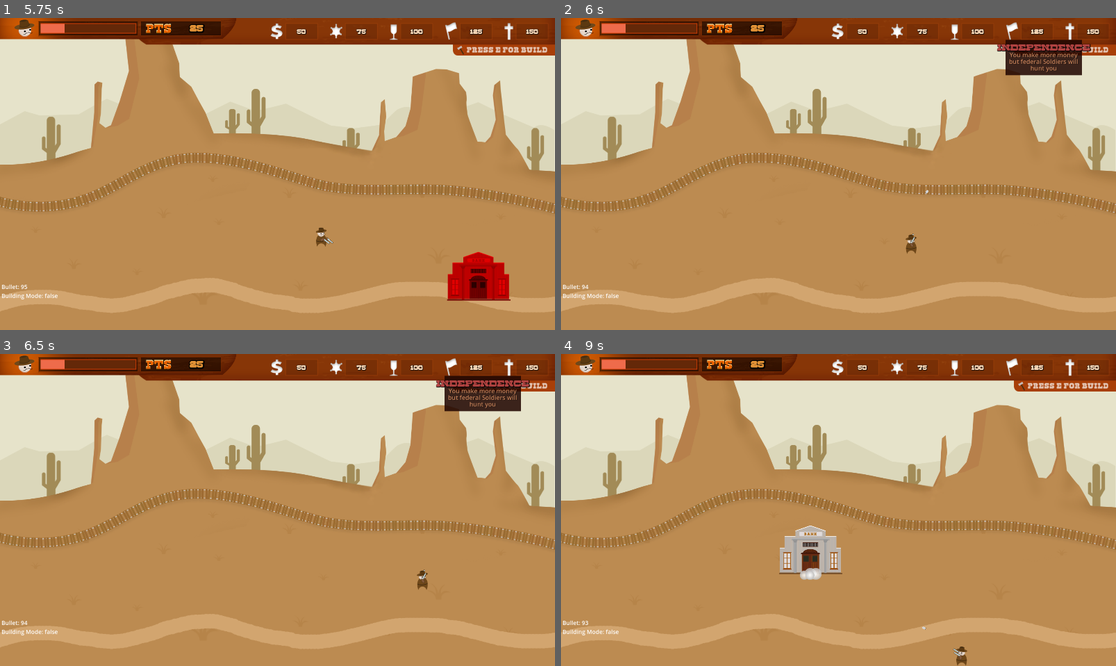
Above: before the commit, frames 1-4 (two rows, left to right).
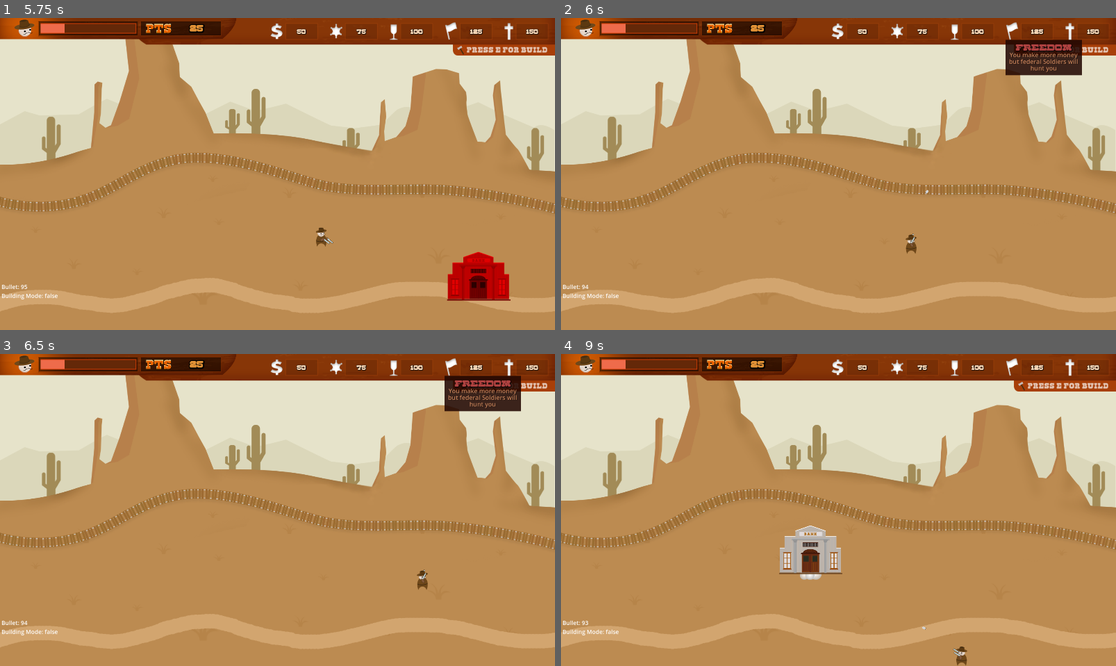
Above: after the commit, the same moments.

Repository: realfirat/A-Simple-Wild-West-Game
Game: Godot game, scene res://scenes/main.tscn
Same seed, same stepped clock (60 frames per second), same inputs: the game is played once before the commit and once after it.
Inputs (mouse positions are in pixels of both pictures, inside the frame that each line leads up to):
- Up to frame 1 (5.75 s): tap Enter at 0.5 s; move the mouse to (294, 30) at 0.52 s; hold D (go_right) 0.53-1.28 s; tap E (build_mode) every 1.5 s from 0.6 to 5.1 s; click (294, 30) at 0.67 s; move the mouse to (455, 308) at 1.27 s; hold S (go_down) 1.28-2.03 s; click (455, 308) at 1.35 s; move the mouse to (532, 301) at 2.02 s; hold D (go_right) 2.03-2.78 s; click (532, 301) at 2.17 s; move the mouse to (355, 30) at 2.77 s; hold W (go_up) 2.78-3.53 s; click (355, 30) at 2.85 s; move the mouse to (410, 30) at 3.52 s; hold A (go_left) 3.53-5.03 s; click (410, 30) at 3.67 s; move the mouse to (432, 308) at 4.27 s; click (432, 308) at 4.35 s; move the mouse to (482, 305) at 5.02 s; hold S (go_down) from 5.03 s (still down); click (482, 305) at 5.17 s
- Up to frame 2 (6 s): move the mouse to (1027, 30) at 5.77 s; release S (go_down) at 5.78 s; hold D (go_right) from 5.78 s (still down); click (1027, 30) at 5.85 s
- Up to frame 3 (6.5 s): keep holding D (go_right)
- Up to frame 4 (9 s): move the mouse to (1088, 366) at 6.52 s; release D (go_right) at 6.53 s; hold W (go_up) 6.53-7.28 s; tap E (build_mode) at 6.6, 8.1 s; click (1088, 366) at 6.67 s; move the mouse to (727, 525) at 7.27 s; hold D (go_right) 7.28-8.03 s; click (727, 525) at 7.35 s; move the mouse to (894, 441) at 8.02 s; hold S (go_down) 8.03-8.78 s; move the mouse to (810, 572) at 8.77 s; hold A (go_left) from 8.78 s (still down); click (810, 572) at 8.85 s

Frame 1 is identical in both runs. In frame 2, 0.3% of the frame differs, in the area x 78-96%, y 8-11%; in frame 3, 0.3%; in frame 4, less than 0.1%.

Commit message:
buildings y-sort

Diff:
--- a/scenes/bank.tscn
+++ b/scenes/bank.tscn
@@ -12,6 +12,7 @@
 colors = PackedColorArray(1, 1, 1, 1, 1, 1, 1, 0)
 
 [node name="b_bank" type="StaticBody2D"]
+y_sort_enabled = true
 script = ExtResource("1_8m8gy")
 
 [node name="CollisionPolygon2D" type="CollisionPolygon2D" parent="."]
--- a/scenes/church.tscn
+++ b/scenes/church.tscn
@@ -12,6 +12,7 @@
 colors = PackedColorArray(1, 1, 1, 1, 1, 1, 1, 0)
 
 [node name="b_church" type="StaticBody2D"]
+y_sort_enabled = true
 script = ExtResource("1_1boln")
 
 [node name="CollisionPolygon2D" type="CollisionPolygon2D" parent="."]
--- a/scenes/saloon.tscn
+++ b/scenes/saloon.tscn
@@ -12,6 +12,7 @@
 colors = PackedColorArray(1, 1, 1, 1, 1, 1, 1, 0)
 
 [node name="b_saloon" type="StaticBody2D"]
+y_sort_enabled = true
 script = ExtResource("1_ohpi6")
 
 [node name="CollisionPolygon2D" type="CollisionPolygon2D" parent="."]
--- a/scenes/sheriffoffice.tscn
+++ b/scenes/sheriffoffice.tscn
@@ -12,6 +12,7 @@
 colors = PackedColorArray(1, 1, 1, 1, 1, 1, 1, 0)
 
 [node name="b_sheriffoffice" type="StaticBody2D"]
+y_sort_enabled = true
 script = ExtResource("1_mxa3f")
 
 [node name="CollisionPolygon2D" type="CollisionPolygon2D" parent="."]
--- a/scenes/townhall.tscn
+++ b/scenes/townhall.tscn
@@ -12,6 +12,7 @@
 colors = PackedColorArray(1, 1, 1, 1, 1, 1, 1, 0)
 
 [node name="b_townhall" type="StaticBody2D"]
+y_sort_enabled = true
 script = ExtResource("1_ip783")
 
 [node name="Sprite2D" type="Sprite2D" parent="."]
--- a/scripts/info_bg.gd
+++ b/scripts/info_bg.gd
@@ -40,7 +40,7 @@
 
 
 func _on_independence_area_mouse_entered():
-	title.text = "INDEPENDENCE"
+	title.text = "FREEDOM"
 	text.text = "You make more money but federal Soldiers will hunt you"
 	self.visible = true
 	global_position = Vector2(1538, 76)
@@ -54,7 +54,7 @@
 	title.text = "FAITH"
 	text.text = "You regain some hp but natives will hunt you"
 	self.visible = true
-	global_position = Vector2(1657, 87)
+	global_position = Vector2(1657, 76)
 
 
 func _on_faith_area_mouse_exited():
